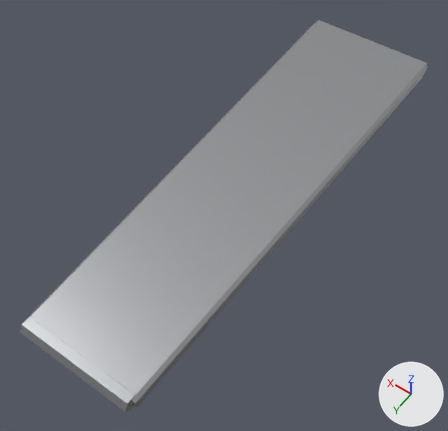
The FBX model art/export/nozzle_petal_10_visible.fbx as it was, and as the next commit left it.
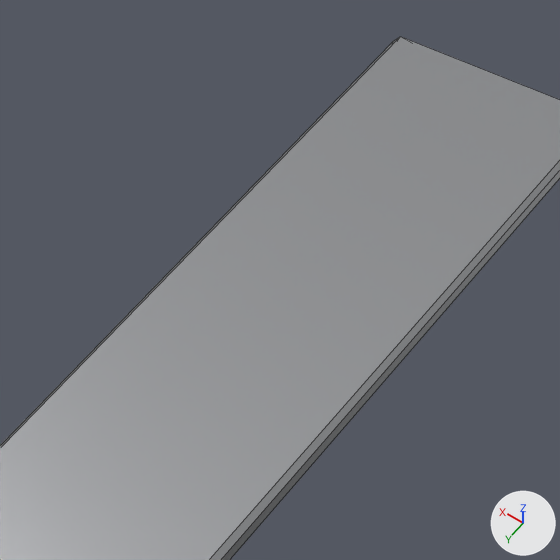
There are two pictures of each version: one whole from a camera (50 mm lens) standing at (-0.206, 0.572, 0.429) and looking at (-0.003, 0.287, -0.018), one close up on the part from 22% to 91% of the width and 0% to 71% of the height. Lighting does not change. The marker at lower right points along +X, +Y and +Z. The last two pictures show the newer version. The close-ups show mesh edges as thin lines. Where no turn or scale is listed for an object, it has been applied to the vertices.

In view in the first close-up: 'nozzle_petal_10_visible'.
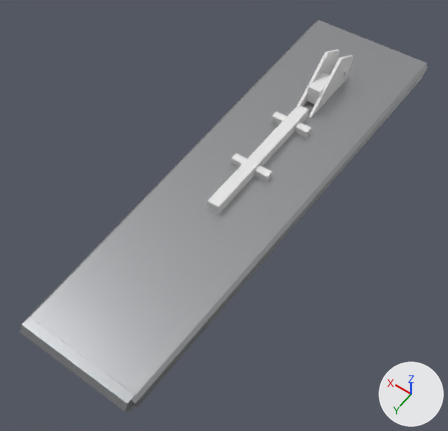
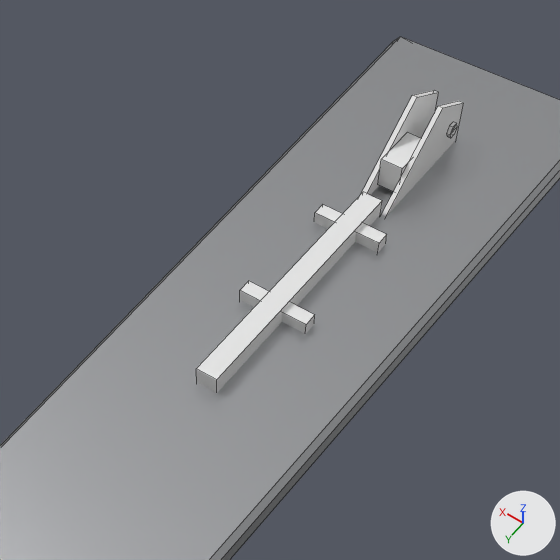
Boxes [x1, y1, x2, y2] around the edits, measured in the close-ups (560 x 560 px):
part 1 of me_nozzle_petal_10_visible_002, added: after [378, 132, 421, 191]
part 2 of me_nozzle_petal_10_visible_002, added: after [447, 122, 457, 138]
part 3 of me_nozzle_petal_10_visible_002, added: after [196, 192, 382, 393]
part 4 of me_nozzle_petal_10_visible_002, added: after [314, 205, 387, 253]
part 5 of me_nozzle_petal_10_visible_002, added: after [240, 281, 315, 334]
part 6 of me_nozzle_petal_10_visible_002, added: after [361, 90, 464, 216]

The change in detail:
me_nozzle_petal_10_visible_002 is used by ob_nozzle_petal_10_visible; location (0.0, 0.0, 0.0).
me_nozzle_petal_10_visible_002 had 24 vertices, 28 faces and spanned x -0.07..0.07, y 0.0..0.48, z -0.013..0.001.
me_nozzle_petal_10_visible_002 now has 96 vertices, 92 faces and spans x -0.07..0.07, y 0.0..0.48, z -0.013..0.04.
me_nozzle_petal_10_visible_002 part 1: a new loose piece, a box spanning x -0.007..0.007, y 0.102..0.13, z 0.002..0.02, in mat_jet_mechanical (white #e7e7e7).
me_nozzle_petal_10_visible_002 part 2: a new loose piece, a 6-sided cylinder along x spanning x -0.0115..-0.0094, y 0.0755..0.0845, z 0.0111..0.0189, in mat_jet_mechanical (white #e7e7e7).
me_nozzle_petal_10_visible_002 part 3: a new loose piece, a box spanning x -0.006..0.006, y 0.148..0.3, z -0.002..0.01, in mat_jet_mechanical (white #e7e7e7).
me_nozzle_petal_10_visible_002 part 4: a new loose piece, a box spanning x -0.02..0.02, y 0.166..0.174, z -0.002..0.007, in mat_jet_mechanical (white #e7e7e7).
me_nozzle_petal_10_visible_002 part 5: a new loose piece, a box spanning x -0.02..0.02, y 0.236..0.244, z -0.002..0.007, in mat_jet_mechanical (white #e7e7e7).
Part 6, on me_nozzle_petal_10_visible_002:
16 vertices are added at x -0.009..0.01, y 0.068..0.15, z -0.002..0.04.
12 new faces join them, mat_jet_mechanical (white #e7e7e7).
Other edits to the shape of me_nozzle_petal_10_visible_002 do not show in these pictures.
